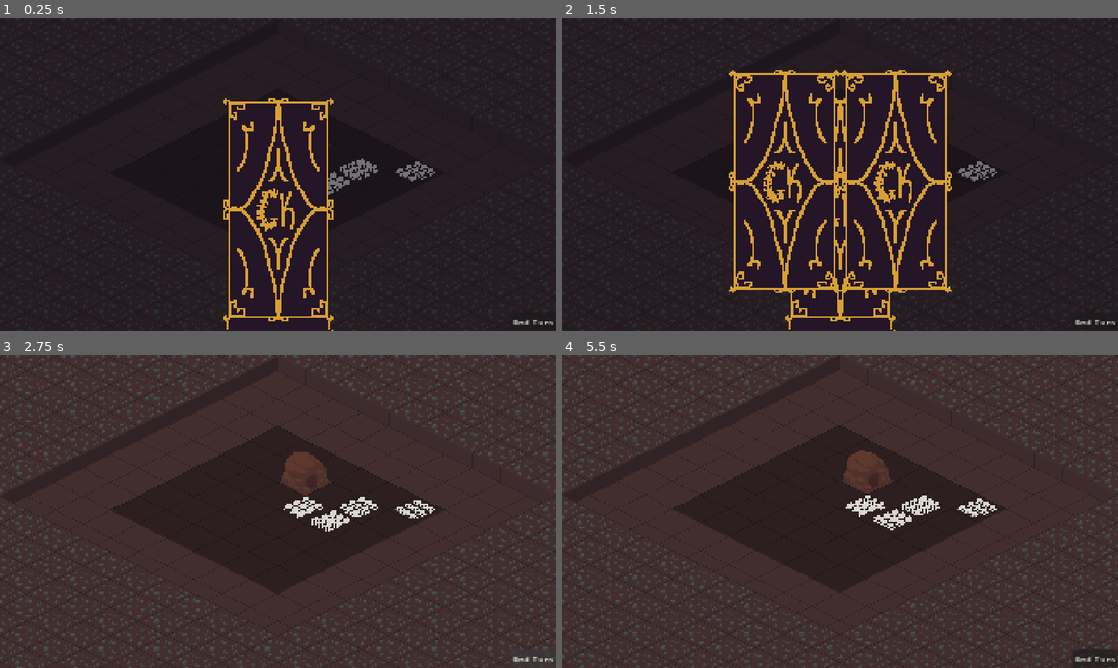
Above: before the commit, frames 1-4 (two rows, left to right).
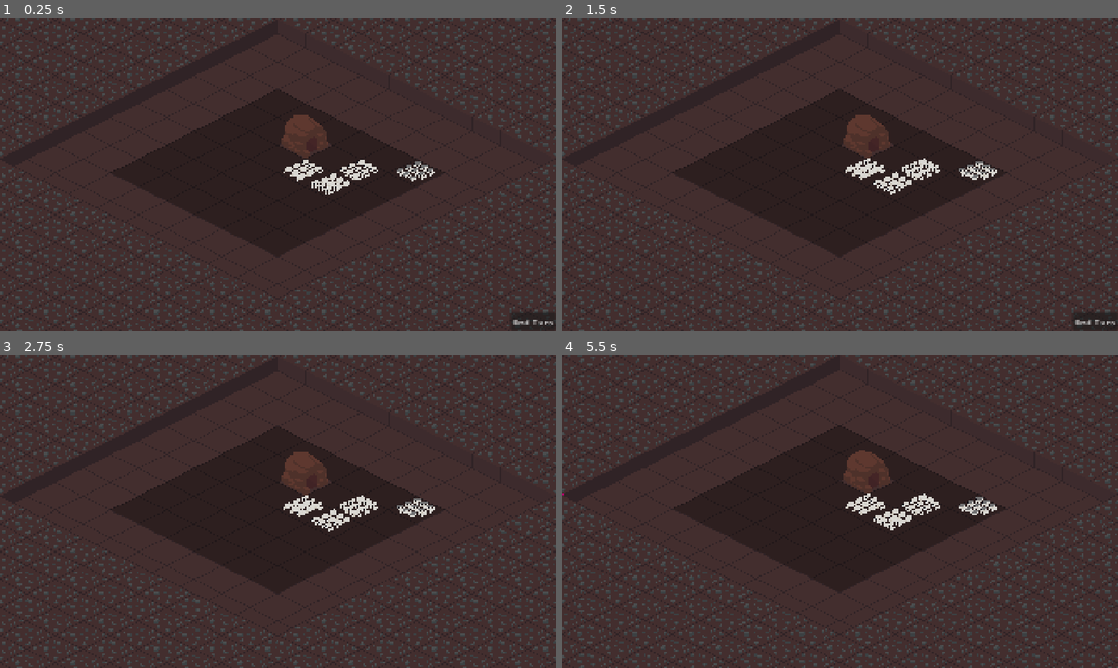
Above: after the commit, the same moments.

Repository: LogCheung/Critterking
Game: Godot game, scene res://World/Scenes/world.tscn
The game is run twice, just before and just after one commit, with the same random seed, the same clock (stepped at 60 frames per second) and the same inputs.
Inputs (mouse positions are in pixels of both pictures, inside the frame that each line leads up to):
- Up to frame 1 (0.25 s): no input
- Up to frame 2 (1.5 s): click (834, 215) at 0.52 s; click (701, 143) at 1.27 s
- Up to frame 3 (2.75 s): click "End Turn" at 2 s
- Up to frame 4 (5.5 s): click (1095, 658) at 2.75 s, where only the run before the commit has a clickable "End Turn"; click (1095, 658) at 3.5 s, where only the run before the commit has a clickable "End Turn"; move the mouse to (979, 502) at 4.27 s; press the mouse at (979, 502) at 4.28 s; tap Enter at 5 s; move the mouse to (967, 505) at 5.02 s; release the mouse at (967, 505) at 5.03 s; tap S (camera_move_down) at 5.1 s; click (967, 505) at 5.3 s

The runs differ from the first frame. In frame 1, 80% of the frame differs, in the area x 0-100%, y 0-100%; in frame 2, 81%; in frame 3, 0.5%; in frame 4, 0.8%.

Commit message:
half card functionality
doesnt make unit correctly
doesnt make card  dissapear

Diff:
--- a/minibadkings/TileMap/Scenes/building.tscn
+++ b/minibadkings/TileMap/Scenes/building.tscn
@@ -9,6 +9,7 @@
 [node name="Building" type="StaticBody2D"]
 z_index = 1
 z_as_relative = false
+y_sort_enabled = true
 collision_layer = 0
 script = ExtResource("1_mpr6t")
 
--- a/minibadkings/TileMap/Scripts/tile_world.gd
+++ b/minibadkings/TileMap/Scripts/tile_world.gd
@@ -31,6 +31,7 @@
 		unit_tiles.append(group.tile)
 
 	var buildingsCells = get_tree().get_first_node_in_group("BUILDINGSNODE").get_children()
+	buildingsCells = buildingsCells.filter(func(b: Building):return b.type != b.TYPE.TRAP)
 	buildingsCells = buildingsCells.map(func(b : Building):return b.tile)
 	# change tile data for buildings
 	for cell in buildingsCells:
--- a/minibadkings/UI/Scenes/card.gd
+++ b/minibadkings/UI/Scenes/card.gd
@@ -1,16 +1,111 @@
-extends Sprite2D
+extends Control
+class_name Card
+
+const GROUP = preload("res://Units/Scenes/unit_group.tscn")
 
 enum CARDTYPE {
-	NONE,PLATED,BITER,SPITTER, TRAPS,HOUSE,DESTROY
+	NONE, BITER,PLATED,SPITTER, TRAPS,DESTROY, HOUSE
+}
+enum ROLLTYPE {
+	GENERAL, UNIT, BUILDING
 }
 
 @export var type : CARDTYPE
+@export var rolltype : ROLLTYPE
 @export var for_show : bool
 
 @onready var ui : UI = get_tree().get_first_node_in_group("UI")
+@onready var sprite_2d: Sprite2D = $Sprite2D
+@onready var anim: AnimationPlayer = $AnimationPlayer
+@onready var tileWorld : TileWorld = get_tree().get_first_node_in_group("TILEWORLD")
+@onready var world : World = get_tree().get_first_node_in_group("WORLD")
 
+var default_position : Vector2
+
+func set_up() -> void:
+	match_type()
+	default_position = position
+	if !for_show: scale = Vector2(.75,.75)
+	if !for_show: print(default_position)
+
+var selected : bool = false
+var tile : Vector2i
+func _process(delta: float) -> void:
+	if for_show: return
+	if Input.is_action_just_pressed("select") and !selected:
+		if Rect2(Vector2(), size).has_point(get_local_mouse_position()):
+			selected = true
+	if Input.is_action_pressed("select") and selected:
+		sprite_2d.scale = Vector2(.4,.4)
+		global_position = get_global_mouse_position()
+	elif Input.is_action_just_released("select") and selected:
+		plop()
+	elif selected:
+		sprite_2d.scale = Vector2(1.0,1.0)
+		position = default_position
+		selected = false
+
+func plop() -> void:
+	await world.mouse_clicked
+	tile = world.tile2
+	var ploppableTiles = tileWorld.ground.get_used_cells_by_id(0,Vector2(0,0),1)
+	var groupNode = get_tree().get_first_node_in_group("GROUPSNODE")
+	print(tile)
+	if ploppableTiles.has(tile):
+		if type > 3:
+			plop_building()
+			return
+		var group = GROUP.instantiate()
+		group.type = type
+		group.global_position = tileWorld.ground.map_to_local(tile)
+		await get_tree().create_timer(.2).timeout
+		groupNode.add_child(group)
+	else:
+		sprite_2d.scale = Vector2(1.0,1.0)
+		position = default_position
+		selected = false
+func plop_building() -> void:
+	return
+
+func randomize_type() -> void:
+	match rolltype:
+		ROLLTYPE.GENERAL:
+			type = (randi() % CARDTYPE.size() - 1) + 1
+
+	# check if not same as other card
+	var cards = get_tree().get_nodes_in_group("CARD")
+	cards = cards.filter(func(c):return c.for_show)
+	for card : Card in cards:
+		if card == self: continue
+		if card.type == type:
+			randomize_type()
+			return
+	match_type()
+
+func match_type() -> void:
+	match type:
+		CARDTYPE.BITER:
+			sprite_2d.texture = preload("res://UI/Assets/cards/biter.png")
+		CARDTYPE.PLATED:
+			sprite_2d.texture = preload("res://UI/Assets/cards/plated.png")
+		CARDTYPE.SPITTER:
+			sprite_2d.texture = preload("res://UI/Assets/cards/spitter.png")
+		CARDTYPE.TRAPS:
+			sprite_2d.texture = preload("res://UI/Assets/cards/traps.png")
+		CARDTYPE.HOUSE:
+			sprite_2d.texture = preload("res://UI/Assets/cards/houseCard.png")
+		CARDTYPE.DESTROY:
+			sprite_2d.texture = preload("res://UI/Assets/cards/destroy.png")
 
 func _on_selected_pressed() -> void:
 	if for_show:
 		ui.anim.play("cardhide")
+		add_card_to_hand()
 	pass # Replace with function body.
+
+func add_card_to_hand() -> void:
+	var dupe : Card = preload("res://UI/Scenes/card.tscn").instantiate()
+	dupe.type = type
+	Global.cardsInHand.append(dupe)
+	dupe.for_show = false
+	ui.hand.get_child(0).add_child(dupe) # container
--- a/minibadkings/UI/Scenes/card.tscn
+++ b/minibadkings/UI/Scenes/card.tscn
@@ -1,19 +1,80 @@
-[gd_scene load_steps=3 format=3 uid="uid://bjjg37vgshqt6"]
+[gd_scene load_steps=6 format=3 uid="uid://bjjg37vgshqt6"]
 
 [ext_resource type="Texture2D" uid="uid://bjv30svgegsu5" path="res://UI/Assets/cards/biter.png" id="1_yyl3s"]
 [ext_resource type="Script" uid="uid://dp28vuy42urfg" path="res://UI/Scenes/card.gd" id="2_e2s86"]
 
-[node name="Card" type="Sprite2D" groups=["CARD"]]
+[sub_resource type="Animation" id="Animation_o5kma"]
+length = 0.001
+tracks/0/type = "value"
+tracks/0/imported = false
+tracks/0/enabled = true
+tracks/0/path = NodePath("Sprite2D:scale")
+tracks/0/interp = 1
+tracks/0/loop_wrap = true
+tracks/0/keys = {
+"times": PackedFloat32Array(0),
+"transitions": PackedFloat32Array(1),
+"update": 0,
+"values": [Vector2(1, 1)]
+}
+
+[sub_resource type="Animation" id="Animation_e2s86"]
+resource_name = "shrink"
+length = 0.75
+step = 0.25
+capture_included = true
+tracks/0/type = "value"
+tracks/0/imported = false
+tracks/0/enabled = true
+tracks/0/path = NodePath("Sprite2D:scale")
+tracks/0/interp = 1
+tracks/0/loop_wrap = true
+tracks/0/keys = {
+"times": PackedFloat32Array(0, 0.75),
+"transitions": PackedFloat32Array(1, 1),
+"update": 2,
+"values": [Vector2(1, 1), Vector2(0.4, 0.4)]
+}
+
+[sub_resource type="AnimationLibrary" id="AnimationLibrary_o5kma"]
+_data = {
+&"RESET": SubResource("Animation_o5kma"),
+&"shrink": SubResource("Animation_e2s86")
+}
+
+[node name="Card" type="Control" groups=["CARD"]]
+custom_minimum_size = Vector2(128, 272)
+layout_mode = 3
+anchor_left = -0.102
+anchor_top = -0.378
+anchor_right = 0.079
+anchor_bottom = 0.378
+offset_left = -0.159988
+offset_top = 0.240021
+offset_right = -219.68
+offset_bottom = -544.24
+grow_horizontal = 2
+grow_vertical = 2
 scale = Vector2(3, 3)
-texture = ExtResource("1_yyl3s")
+mouse_filter = 2
 script = ExtResource("2_e2s86")
 
+[node name="Sprite2D" type="Sprite2D" parent="."]
+texture = ExtResource("1_yyl3s")
+offset = Vector2(64, 136)
+
 [node name="Selected" type="Button" parent="."]
-offset_left = -57.0
-offset_top = -133.0
-offset_right = 56.0
-offset_bottom = 117.0
+layout_mode = 0
+offset_left = 7.66667
+offset_top = 2.66666
+offset_right = 120.667
+offset_bottom = 252.667
 focus_mode = 0
 flat = true
 
+[node name="AnimationPlayer" type="AnimationPlayer" parent="."]
+libraries = {
+&"": SubResource("AnimationLibrary_o5kma")
+}
+
 [connection signal="pressed" from="Selected" to="." method="_on_selected_pressed"]
--- a/minibadkings/UI/Scenes/ui.tscn
+++ b/minibadkings/UI/Scenes/ui.tscn
@@ -1,11 +1,10 @@
-[gd_scene load_steps=12 format=3 uid="uid://bhln07v3h2elp"]
+[gd_scene load_steps=11 format=3 uid="uid://bhln07v3h2elp"]
 
 [ext_resource type="Script" uid="uid://bl8pvigq15pom" path="res://UI/Scripts/ui.gd" id="1_44q3l"]
 [ext_resource type="Texture2D" uid="uid://kf8vcph4uky7" path="res://UI/Assets/menus/cardshow.png" id="2_rbgpe"]
 [ext_resource type="Texture2D" uid="uid://luuqbnbqgyao" path="res://UI/Assets/menus/mainmenu.png" id="3_2fejo"]
 [ext_resource type="PackedScene" uid="uid://bjjg37vgshqt6" path="res://UI/Scenes/card.tscn" id="3_bujes"]
 [ext_resource type="Texture2D" uid="uid://cq8c1lx28bb3u" path="res://UI/Assets/menus/help.png" id="4_pyqth"]
-[ext_resource type="Texture2D" uid="uid://fs4plru4cufh" path="res://UI/Assets/cards/destroy.png" id="4_titua"]
 [ext_resource type="Texture2D" uid="uid://ce2faiksbdbqw" path="res://UI/Assets/menus/settings.png" id="5_kd6an"]
 
 [sub_resource type="Animation" id="Animation_2fejo"]
@@ -21,6 +20,39 @@
 "transitions": PackedFloat32Array(1),
 "update": 1,
 "values": [0]
+}
+
+[sub_resource type="Animation" id="Animation_titua"]
+resource_name = "cardhide"
+step = 0.05
+tracks/0/type = "value"
+tracks/0/imported = false
+tracks/0/enabled = true
+tracks/0/path = NodePath("Cards/CardShow:frame")
+tracks/0/interp = 1
+tracks/0/loop_wrap = true
+tracks/0/keys = {
+"times": PackedFloat32Array(0, 0.05, 0.1, 0.15, 0.2, 0.25, 0.3, 0.35, 0.4, 0.45, 0.5, 0.55, 0.6, 0.65, 0.7, 0.75, 0.8, 0.85, 0.9, 0.95),
+"transitions": PackedFloat32Array(1, 1, 1, 1, 1, 1, 1, 1, 1, 1, 1, 1, 1, 1, 1, 1, 1, 1, 1, 1),
+"update": 1,
+"values": [19, 18, 17, 16, 15, 14, 13, 12, 11, 10, 9, 8, 7, 6, 5, 4, 3, 2, 1, 0]
+}
+tracks/1/type = "method"
+tracks/1/imported = false
+tracks/1/enabled = true
+tracks/1/path = NodePath(".")
+tracks/1/interp = 1
+tracks/1/loop_wrap = true
+tracks/1/keys = {
+"times": PackedFloat32Array(0.1, 1),
+"transitions": PackedFloat32Array(1, 1),
+"values": [{
+"args": [false],
+"method": &"display_cards"
+}, {
+"args": [],
+"method": &"show_hand"
+}]
 }
 
 [sub_resource type="Animation" id="Animation_rbgpe"]
@@ -56,39 +88,6 @@
 }]
 }
 
-[sub_resource type="Animation" id="Animation_titua"]
-resource_name = "cardhide"
-step = 0.05
-tracks/0/type = "value"
-tracks/0/imported = false
-tracks/0/enabled = true
-tracks/0/path = NodePath("Cards/CardShow:frame")
-tracks/0/interp = 1
-tracks/0/loop_wrap = true
-tracks/0/keys = {
-"times": PackedFloat32Array(0, 0.05, 0.1, 0.15, 0.2, 0.25, 0.3, 0.35, 0.4, 0.45, 0.5, 0.55, 0.6, 0.65, 0.7, 0.75, 0.8, 0.85, 0.9, 0.95),
-"transitions": PackedFloat32Array(1, 1, 1, 1, 1, 1, 1, 1, 1, 1, 1, 1, 1, 1, 1, 1, 1, 1, 1, 1),
-"update": 1,
-"values": [19, 18, 17, 16, 15, 14, 13, 12, 11, 10, 9, 8, 7, 6, 5, 4, 3, 2, 1, 0]
-}
-tracks/1/type = "method"
-tracks/1/imported = false
-tracks/1/enabled = true
-tracks/1/path = NodePath(".")
-tracks/1/interp = 1
-tracks/1/loop_wrap = true
-tracks/1/keys = {
-"times": PackedFloat32Array(0.1, 1),
-"transitions": PackedFloat32Array(1, 1),
-"values": [{
-"args": [false],
-"method": &"display_cards"
-}, {
-"args": [],
-"method": &"show_hand"
-}]
-}
-
 [sub_resource type="AnimationLibrary" id="AnimationLibrary_pyqth"]
 _data = {
 &"RESET": SubResource("Animation_2fejo"),
@@ -101,10 +100,12 @@
 
 [node name="Cards" type="Control" parent="."]
 unique_name_in_owner = true
-layout_mode = 3
-anchors_preset = 0
-offset_right = 40.0
-offset_bottom = 40.0
+visible = false
+layout_mode = 3
+anchors_preset = 0
+offset_right = 40.0
+offset_bottom = 40.0
+mouse_filter = 2
 metadata/_edit_use_anchors_ = true
 
 [node name="CardShow" type="Sprite2D" parent="Cards"]
@@ -130,13 +131,20 @@
 
 [node name="Card" parent="Cards" instance=ExtResource("3_bujes")]
 visible = false
-position = Vector2(480, 456)
+layout_mode = 1
+offset_left = 288.0
+offset_top = 45.0
+offset_right = 376.0
+offset_bottom = 277.0
 for_show = true
 
 [node name="Card2" parent="Cards" instance=ExtResource("3_bujes")]
 visible = false
-position = Vector2(1440, 453)
-texture = ExtResource("4_titua")
+layout_mode = 1
+offset_left = 1248.0
+offset_top = 45.0
+offset_right = 1336.0
+offset_bottom = 277.0
 for_show = true
 
 [node name="Hand" type="Control" parent="."]
@@ -144,13 +152,33 @@
 visible = false
 layout_mode = 3
 anchors_preset = 0
-offset_right = 40.0
-offset_bottom = 40.0
+offset_right = 1920.0
+offset_bottom = 1080.0
+mouse_filter = 2
 
 [node name="HBoxContainer" type="HBoxContainer" parent="Hand"]
-layout_mode = 0
-offset_right = 40.0
-offset_bottom = 40.0
+custom_minimum_size = Vector2(160, 272)
+layout_mode = 1
+anchors_preset = 7
+anchor_left = 0.5
+anchor_top = 1.0
+anchor_right = 0.5
+anchor_bottom = 1.0
+offset_left = -860.0
+offset_top = -270.0
+offset_right = 100.0
+offset_bottom = 2.0
+grow_horizontal = 2
+grow_vertical = 0
+scale = Vector2(2, 2)
+pivot_offset = Vector2(100, 0)
+mouse_filter = 2
+theme_override_constants/separation = -5
+alignment = 1
+
+[node name="HandOrigin" type="Node2D" parent="Hand"]
+unique_name_in_owner = true
+position = Vector2(964, 1080)
 
 [node name="mainmenu" type="Control" parent="."]
 unique_name_in_owner = true
@@ -159,6 +187,7 @@
 anchors_preset = 0
 offset_right = 40.0
 offset_bottom = 40.0
+mouse_filter = 2
 
 [node name="main" type="Sprite2D" parent="mainmenu"]
 scale = Vector2(6, 6)
@@ -204,6 +233,7 @@
 anchors_preset = 0
 offset_right = 40.0
 offset_bottom = 40.0
+mouse_filter = 2
 
 [node name="help" type="Sprite2D" parent="Help"]
 scale = Vector2(6, 6)
@@ -225,6 +255,7 @@
 anchors_preset = 0
 offset_right = 40.0
 offset_bottom = 40.0
+mouse_filter = 2
 
 [node name="settings" type="Sprite2D" parent="Settings"]
 scale = Vector2(6, 6)
@@ -267,10 +298,12 @@
 step = 0.001
 
 [node name="EndTurn" type="Control" parent="."]
-layout_mode = 3
-anchors_preset = 0
-offset_right = 40.0
-offset_bottom = 40.0
+unique_name_in_owner = true
+layout_mode = 3
+anchors_preset = 0
+offset_right = 40.0
+offset_bottom = 40.0
+mouse_filter = 2
 
 [node name="endturn" type="Button" parent="EndTurn"]
 layout_mode = 1
--- a/minibadkings/UI/Scripts/ui.gd
+++ b/minibadkings/UI/Scripts/ui.gd
@@ -8,21 +8,32 @@
 @onready var help: Control = %Help
 @onready var settings: Control = %Settings
 @onready var world = get_tree().get_first_node_in_group("WORLD")
+@onready var end_turn: Control = %EndTurn
+
 
 func display_cards(display : bool) -> void:
 	var cardSprites = get_tree().get_nodes_in_group("CARD")
-	for card in cardSprites:
+
+	for card : Card in cardSprites:
+		if !card.for_show : continue
+		card.randomize_type()
 		card.visible = display
 func show_hand() -> void:
 	cards.hide()
 	hand.show()
-
+	var container = %Hand.get_child(0) # Hboxcontainer
+	await get_tree().create_timer(1).timeout
+	for c : Card in container.get_children():
+		c.set_up()
+		print(c.default_position)
+	#for card : Card in Global.cardsInHand:
+		#container.add_child(card)
 func _on_show_pressed() -> void:
 	anim.play("cardshow")
 
 
 func _on_play_pressed() -> void:
-	pass # Replace with function body.
+	mainmenu.hide()
 
 
 func _on_help_pressed() -> void:
--- a/minibadkings/Units/Scenes/enemy.tscn
+++ b/minibadkings/Units/Scenes/enemy.tscn
@@ -18,7 +18,7 @@
 size = Vector2(8, 15)
 
 [sub_resource type="RectangleShape2D" id="RectangleShape2D_pm8qt"]
-size = Vector2(7, 7.5)
+size = Vector2(7, 8)
 
 [sub_resource type="Curve" id="Curve_1flw5"]
 _limits = [0.0, 1.1, 0.0, 1.0]
@@ -200,7 +200,6 @@
 
 [node name="HitBox" parent="." instance=ExtResource("4_0wncj")]
 unique_name_in_owner = true
-visible = false
 collision_layer = 4
 
 [node name="CollisionShape2D" parent="HitBox" index="0"]
--- a/minibadkings/Units/Scenes/unit.tscn
+++ b/minibadkings/Units/Scenes/unit.tscn
@@ -18,7 +18,7 @@
 size = Vector2(8, 15)
 
 [sub_resource type="RectangleShape2D" id="RectangleShape2D_pm8qt"]
-size = Vector2(4, 5)
+size = Vector2(5, 7)
 
 [sub_resource type="RectangleShape2D" id="RectangleShape2D_yd6on"]
 size = Vector2(2, 2)
@@ -221,7 +221,7 @@
 collision_layer = 2
 
 [node name="CollisionShape2D" parent="HitBox" index="0"]
-position = Vector2(2, 8.5)
+position = Vector2(1.5, 8.5)
 shape = SubResource("RectangleShape2D_pm8qt")
 
 [node name="behindWall" type="Area2D" parent="."]
--- a/minibadkings/Units/Scripts/ally.gd
+++ b/minibadkings/Units/Scripts/ally.gd
@@ -1,9 +1,9 @@
 extends Unit
 class_name Ally
 
-const MELEENORMAL = preload("res://Units/Assets/AllyMeleeNormal.png")
-const RANGEDNORMAL = preload("res://Units/Assets/AllyRangedNormal.png")
-
+const MELEENORMALSE = preload("res://Units/Assets/AllyMeleeNormal.png")
+const RANGEDNORMALSE = preload("res://Units/Assets/AllyRangedNormal.png")
+const SHIELDEDNORMALSE = preload("res://Units/Assets/AllyShield/AllyShieldNormalSE.png")
 var allyGroup : AllyGroup
 var healing : bool
 
@@ -109,13 +109,14 @@
 		TYPE.MELEE:
 			return
 		TYPE.RANGED:
-			sprite_2d.texture = RANGEDNORMAL
+			sprite_2d.texture = RANGEDNORMALSE
 			health = 2
 			attackRange = 100
 			var visionShape : CollisionShape2D = vision.get_child(0)
 			visionShape.shape.radius = 120
 			attack_cd.wait_time = 4
 		TYPE.SHIELDED:
+			sprite_2d.texture = SHIELDEDNORMALSE
 			damage = 1
 
 func _on_utility_ai_agent_top_score_action_changed(top_action_id: Variant) -> void:
--- a/minibadkings/Units/Scripts/enemy.gd
+++ b/minibadkings/Units/Scripts/enemy.gd
@@ -38,6 +38,7 @@
 		ACTION.FIGHT:
 			if attacking : return
 			find_target()
+			if target == null: target_in_range = false
 			if distToTarget <= attackRange :
 				if !attack_cd.time_left <= 0 : return
 				if type == TYPE.RANGED and distToTarget < 15:
--- a/minibadkings/Units/Scripts/group.gd
+++ b/minibadkings/Units/Scripts/group.gd
@@ -66,3 +66,10 @@
 		queue_free()
 		var world = get_tree().get_first_node_in_group("WORLD")
 		if self is EnemyGroup : world.enemy_group_eliminated.emit()
+
+func terminate() -> void:
+	for unit in unitsArray:
+		unit.process_mode = Node.PROCESS_MODE_DISABLED
+	for unit in unitsArray:
+		unit.queue_free()
+	queue_free()
--- a/minibadkings/Units/Scripts/unit_group.gd
+++ b/minibadkings/Units/Scripts/unit_group.gd
@@ -60,7 +60,6 @@
 	if size == max_size : return
 	var houses = get_tree().get_first_node_in_group("BUILDINGSNODE").get_children()
 	houses = houses.filter(func(b : Building):return b.type == Building.TYPE.HOUSE )
-	print(houses)
 	for h : Building in houses:
 		if h.occupant != null : continue
 		h.sprite_2d.material = null
--- a/minibadkings/World/Scenes/world.tscn
+++ b/minibadkings/World/Scenes/world.tscn
@@ -15,12 +15,12 @@
 unique_name_in_owner = true
 process_mode = 1
 
-[node name="TileWorld" parent="Game" instance=ExtResource("1_jamle")]
-
 [node name="UnitsNode" type="Node2D" parent="Game" groups=["UNITSNODE"]]
 unique_name_in_owner = true
 z_index = 1
 y_sort_enabled = true
+
+[node name="TileWorld" parent="Game" instance=ExtResource("1_jamle")]
 
 [node name="Camera2D" type="Camera2D" parent="Game"]
 position = Vector2(289, 162)
--- a/minibadkings/World/Scripts/Global.gd
+++ b/minibadkings/World/Scripts/Global.gd
@@ -1,3 +1,5 @@
 extends Node
 
 @export var expansions : int = 0
+@export var nights : int = 0
+@export var cardsInHand : Array
--- a/minibadkings/World/Scripts/world.gd
+++ b/minibadkings/World/Scripts/world.gd
@@ -1,4 +1,5 @@
 extends Node2D
+class_name World
 
 const ENEMYGROUP = preload("res://Units/Scenes/enemy_group.tscn")
 
@@ -6,8 +7,10 @@
 signal enemy_group_eliminated
 signal night_ended
 
+signal mouse_clicked
+
 @export var is_combat_phase : bool = false
-@export var enemy_parties : int = 4
+@export var enemy_parties : int = 1
 
 @onready var tileWorld : TileWorld = get_tree().get_first_node_in_group("TILEWORLD")
 @onready var enemy_perimeters: Node = %EnemyPerimeters
@@ -20,14 +23,17 @@
 var spawned_parties : int = 0
 
 func _ready() -> void:
-	Engine.time_scale = 6
+	Engine.time_scale = 8
+	new_game()
+func new_game() -> void:
 	night_started.connect(on_night_started)
 	night_ended.connect(on_night_ended)
 	enemy_group_eliminated.connect(on_enemy_group_eliminated)
 
 	create_enemy_perimeter(12 + Global.expansions, true)
 	create_enemy_perimeter(11 + Global.expansions, false)
-
+	Global.nights = 0
+	Global.expansions = 0
 func clear_perimeters() -> void:
 	# clear children
 	outerFollow = null
@@ -97,6 +103,10 @@
 	%Game.process_mode = Node.PROCESS_MODE_PAUSABLE
 	%SpawnTimer.start()
 
+	for c in ui.get_children():
+		if !c is Control: continue
+		c.hide()
+
 func on_enemy_group_eliminated() -> void:
 	await get_tree().create_timer(.05).timeout
 	var enemyGroupNode = get_tree().get_first_node_in_group("ENEMYGRPNODE")
@@ -105,12 +115,40 @@
 		night_ended.emit()
 
 func on_night_ended() -> void:
-	%Game.process_mode = Node.PROCESS_MODE_WHEN_PAUSED
-	ui.cards.visible = true
-	pass
+	#%Game.process_mode = Node.PROCESS_MODE_WHEN_PAUSED
+	ui.cards.show()
+	ui.end_turn.show()
+
+	# convert units to cards
+	var unitsGroups = get_tree().get_first_node_in_group("GROUPSNODE")
+	for g : Group in unitsGroups.get_children():
+		var newCard = preload("res://UI/Scenes/card.tscn").instantiate()
+		newCard = match_unit_to_card(newCard,g.type)
+		Global.cardsInHand.append(newCard)
+		ui.hand.get_child(0).add_child(newCard)
+		newCard.for_show = false
+
+		g.terminate()
 
 func _on_spawn_timer_timeout() -> void:
 	spawn_enemy()
 	spawned_parties += 1
-	if spawned_parties == enemy_parties:
+	if spawned_parties >= enemy_parties:
 		%SpawnTimer.stop()
+
+
+func match_unit_to_card(card : Card,unitType : Unit.TYPE) -> Card:
+	match unitType:
+		Unit.TYPE.MELEE:
+			card.type = Card.CARDTYPE.BITER
+		Unit.TYPE.RANGED:
+			card.type = Card.CARDTYPE.SPITTER
+		Unit.TYPE.SHIELDED:
+			card.type = Card.CARDTYPE.PLATED
+	return card
+
+var tile2
+func _input(event: InputEvent) -> void:
+	if event.is_action_released("select"):
+		tile2 = tileWorld.ground.local_to_map(get_global_mouse_position())
+		mouse_clicked.emit()
